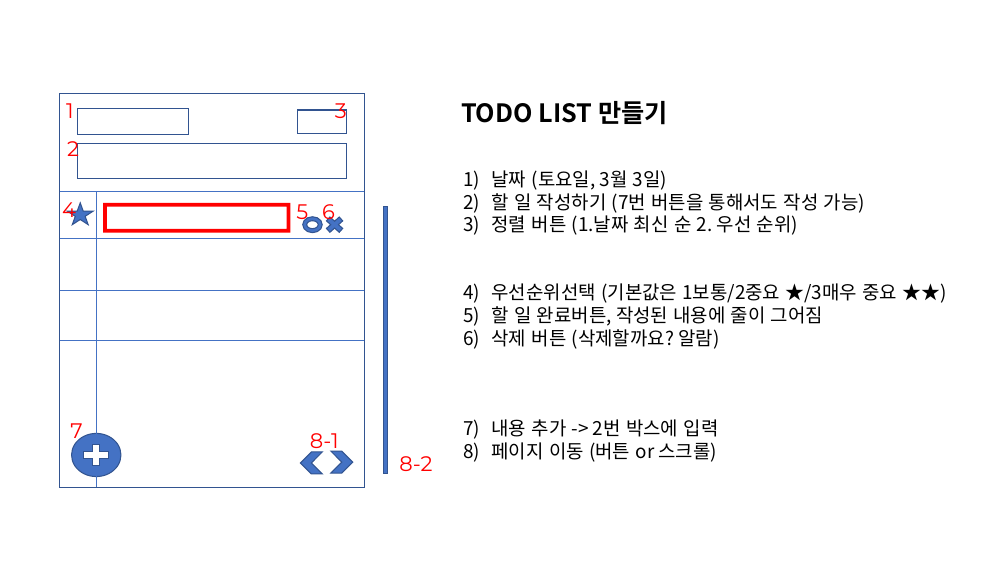
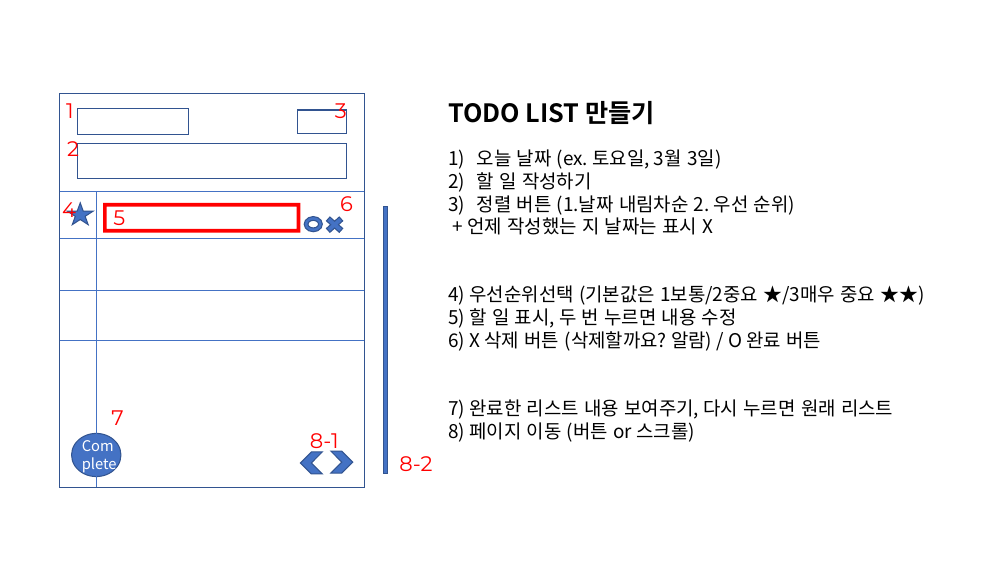
Before and after one commit to YChaeeun/todoList_web, a slide deck: slide 1 of todo_plan.pptx. Drawn at 1008x567 pixels with LibreOffice and Linux fonts; fonts in the diff are those of the drawing. Boxes give left, top, right and bottom in pixels: in the first picture for what was removed or moved away, otherwise in the second. Text is boxed around its words. In the diff, an @@ line names an element or a change of style, - is before the commit and + after.

Commit message:
get list from db

```diff
--- a/todo_plan.pptx
+++ b/todo_plan.pptx
@@ text "TODO LIST 만들기": place and size @@
-text "TODO LIST 만들기" at bbox=[461, 101, 668, 125]
+text "TODO LIST 만들기" at bbox=[448, 101, 655, 125]
@@ text at bbox=[448, 149, 893, 442]: text changed @@
-1) 날짜 (토요일, 3월 3일)
-2) 할 일 작성하기 (7번 버튼을 통해서도 작성 가능)
-3) 정렬 버튼 (1.날짜 최신 순 2. 우선 순위)
-4) 우선순위선택 (기본값은 1보통/2중요 ★/3매우 중요 ★★)
-5) 할 일 완료버튼, 작성된 내용에 줄이 그어짐
-6) 삭제 버튼 (삭제할까요? 알람)
-7) 내용 추가 -> 2번 박스에 입력
-8) 페이지 이동 (버튼 or 스크롤)
+1) 오늘 날짜 (ex. 토요일, 3월 3일)
+2) 할 일 작성하기
+3) 정렬 버튼 (1.날짜 내림차순 2. 우선 순위)
++ 언제 작성했는 지 날짜는 표시 X
+4) 우선순위선택 (기본값은 1보통/2중요 ★/3매우 중요 ★★)
+5) 할 일 표시, 두 번 누르면 내용 수정
+6) X 삭제 버튼 (삭제할까요? 알람) / O 완료 버튼
+7) 완료한 리스트 내용 보여주기, 다시 누르면 원래 리스트
+8) 페이지 이동 (버튼 or 스크롤)
@@ frame: place and size @@
-frame at bbox=[103, 203, 290, 232]
+frame at bbox=[103, 203, 300, 232]
@@ text "5" rewrapped from bbox=[296, 204, 308, 225] to bbox=[113, 205, 125, 232] @@
@@ text "6": place and size @@
-text "6" at bbox=[322, 204, 335, 225]
+text "6" at bbox=[340, 191, 353, 211]
@@ text "7" rewrapped from bbox=[70, 423, 82, 444] to bbox=[111, 410, 123, 425] @@
@@ plus sign removed at bbox=[79, 441, 113, 470] @@
@@ text added at bbox=[82, 437, 117, 473], 14 pt, text #FFFFFF @@
+Com
+plete
```
Also in this commit, not shown: 6 other files.
